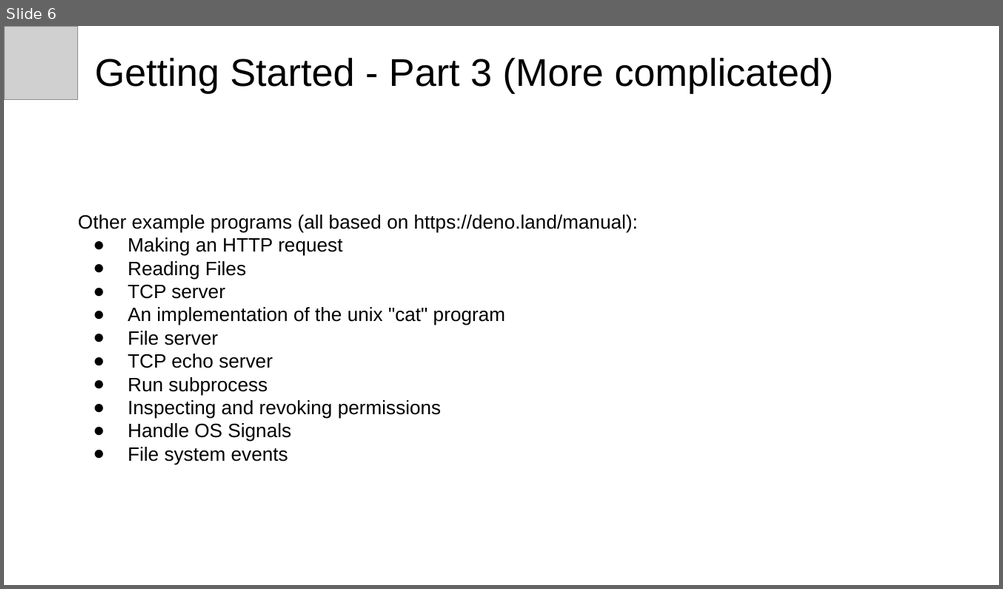
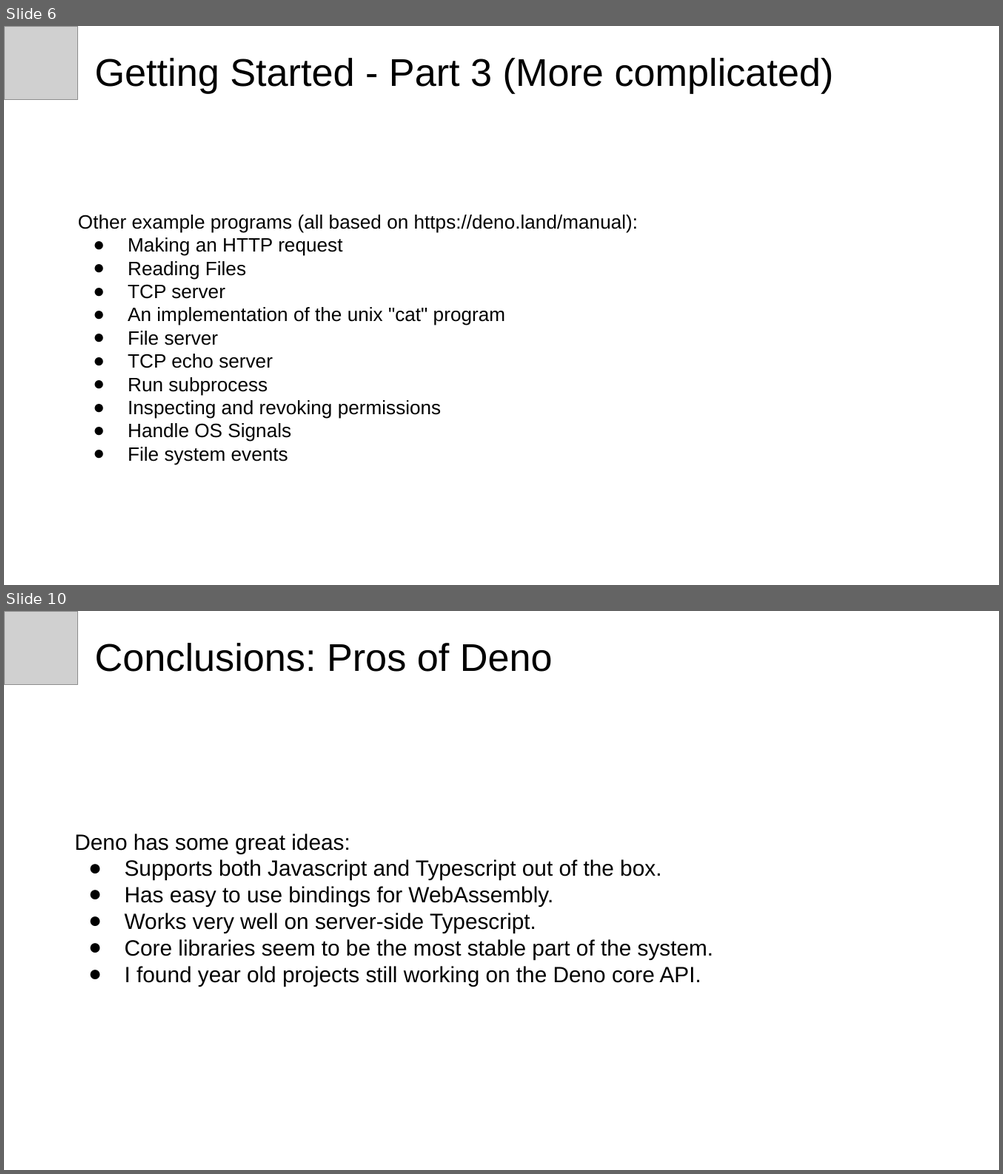
Before and after one commit to michaelachrisco/deno-developer-talk, a slide deck: Introduction to Deno.pptx. Shown one above the other, each under a label of ours: slide 6 before the commit, slides 6 and 10 after it; the slides between them are not shown. The pictures are 1003x589 and 1003x1174 pixels, drawn with LibreOffice and Linux fonts; fonts in the diff are those of the drawing; grey boxes stand for pictures. Boxes give left, top, right and bottom in pixels: in the first picture for what was removed or moved away, otherwise in the second. Text is boxed around its words. In the diff, an @@ line names an element or a change of style, - is before the commit and + after.

```diff
--- a/Introduction to Deno.pptx
+++ b/Introduction to Deno.pptx
@@ slide 10 added at [4,611,999,1170], background #FFFFFF @@
@@ picture added at [4,611,77,684] @@
@@ title added at [95,643,552,672], 28 pt, text #000000 @@
+Conclusions: Pros of Deno
@@ text added at [74,834,714,986], 16 pt, text #000000 @@
+Deno has some great ideas:
+● Supports both Javascript and Typescript out of the box.
+● Has easy to use bindings for WebAssembly.
+● Works very well on server-side Typescript.
+● Core libraries seem to be the most stable part of the system.
+● I found year old projects still working on the Deno core API.
```
Also in this commit, not shown: 8 slides changed, 3 other slides added, 1 other file.
